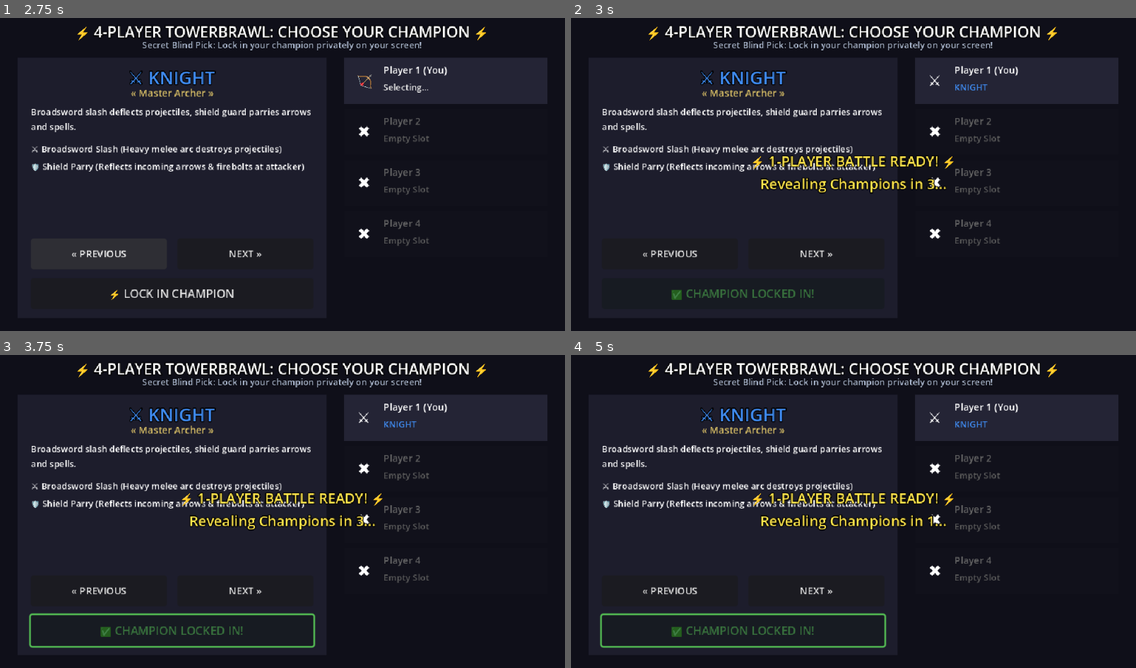
Above: before the commit, frames 1-4 (two rows, left to right).
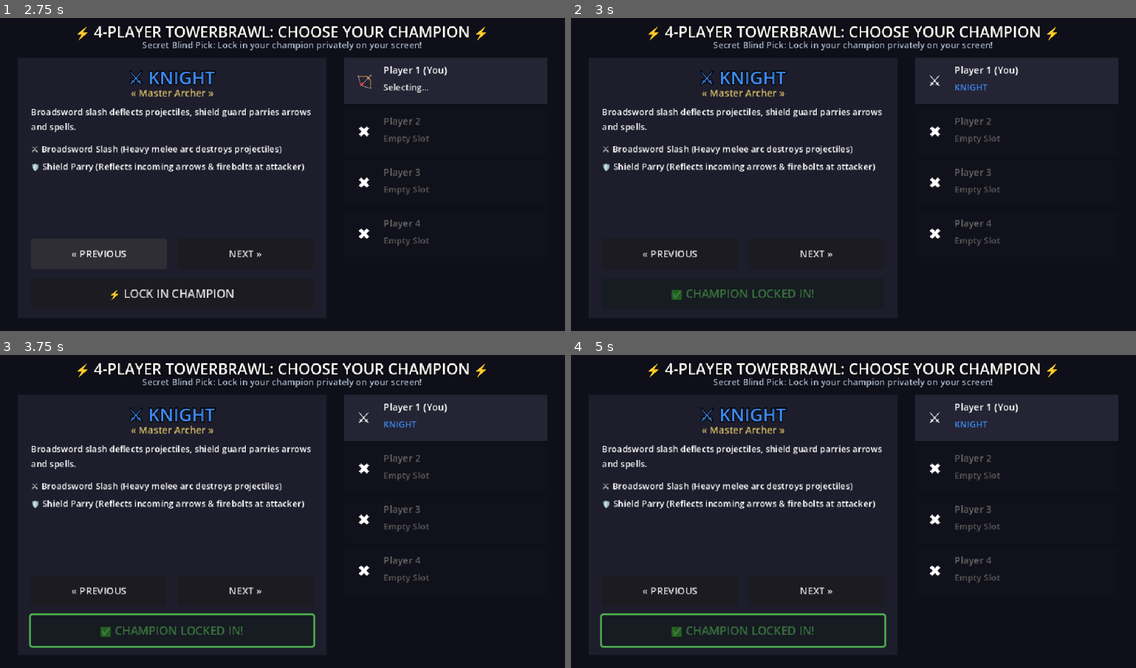
Above: after the commit, the same moments.

Repository: nemr118/tower_brawl
Game: Godot game, scene res://scenes/character_select.tscn
The game is run twice, just before and just after one commit, with the same random seed, the same clock (stepped at 60 frames per second) and the same inputs.
Inputs (mouse positions are in pixels of both pictures, inside the frame that each line leads up to):
- Up to frame 1 (2.75 s): click "NEXT »" at 0.5 s; click "NEXT »" at 1.25 s; click "« PREVIOUS" at 2 s
- Up to frame 2 (3 s): click "⚡ LOCK IN CHAMPION" at 2.75 s
- Up to frame 3 (3.75 s): tap Enter (ui_accept) at 3.5 s; move the mouse to (406, 492) at 3.52 s; hold Right (ui_right) from 3.53 s (still down); tap R at 3.6 s; click (406, 492) at 3.67 s
- Up to frame 4 (5 s): tap Enter (ui_accept) at 3.77, 4.25 s; release Right (ui_right) at 4.25 s; drag from (740, 524) to (825, 574) at 4.27 s

Frame 1 is identical in both runs. In frame 2, 1.4% of the frame differs, in the area x 32-68%, y 43-57%; in frame 3, 1.4%; in frame 4, 1.4%.

Commit message:
Fix core desync: unify WS+WSS into shared lobby, fix @onready title_label path, require 2 players to start

Diff:
--- a/scripts/character_select.gd
+++ b/scripts/character_select.gd
@@ -9,7 +9,7 @@
 var active_player_ids: Array[int] = [1]
 var is_revealing: bool = false
 
-@onready var title_label = $TitleBar
+@onready var title_label = $CardShowcase/ChampionTitle
 @onready var name_label = $CardShowcase/ChampionName
 @onready var desc_label = $CardShowcase/ChampionDesc
 @onready var primary_label = $CardShowcase/Skills/PrimaryLabel
@@ -212,7 +212,7 @@
 
 	print("📊 Lobby Status: ", locked_count, "/", active_count, " locked in.")
 
-	if active_count >= 1 and locked_count >= active_count and not is_revealing:
+	if active_count >= 2 and locked_count >= active_count and not is_revealing:
 		is_revealing = true
 		_start_reveal_countdown(active_count)
 
Not shown, changed: build/web/index.html
Not shown, changed: build/web/index.pck
Not shown, changed: serve_game.py
